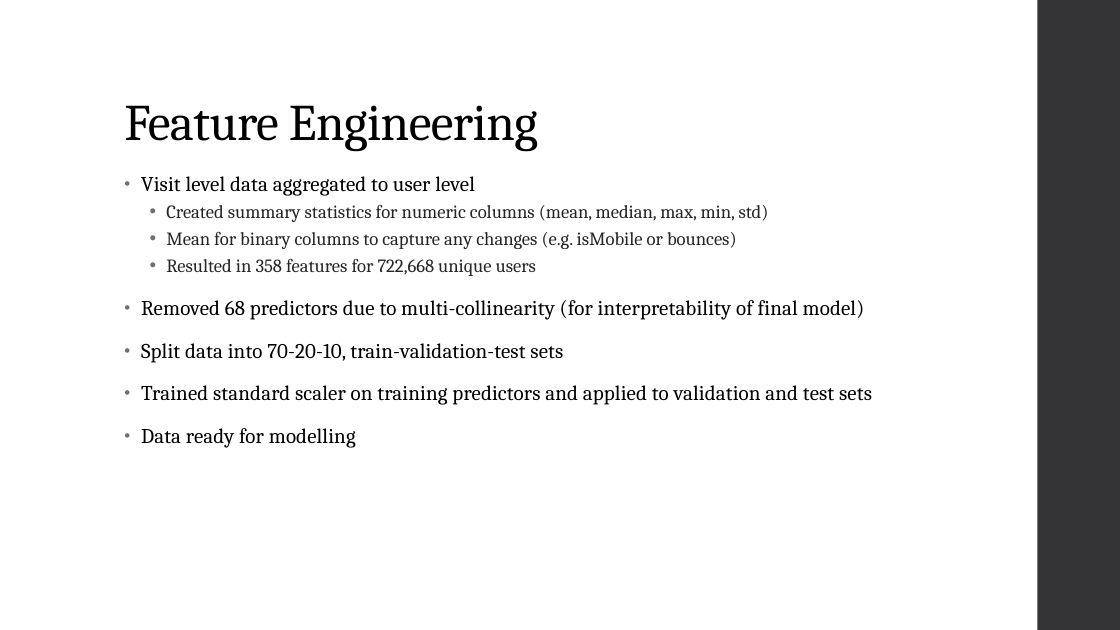
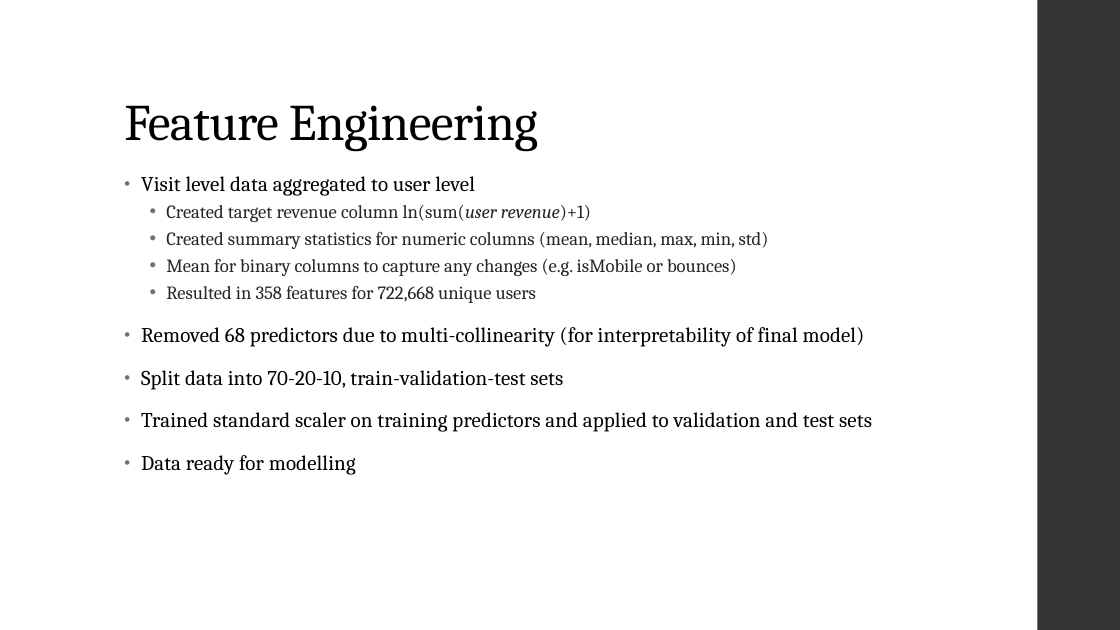
Before and after one commit to b-c-murphy/Capstone_GA-Revenue-Prediction, a slide deck: slide 12 of GStore User Revenue Prediction.pptx. Drawn at 1120x630 pixels with LibreOffice and Linux fonts; fonts in the diff are those of the drawing. Boxes give left, top, right and bottom in pixels: in the first picture for what was removed or moved away, otherwise in the second. Text is boxed around its words. In the diff, an @@ line names an element or a change of style, - is before the commit and + after.

Commit message:
added target to feature eng

```diff
--- a/GStore User Revenue Prediction.pptx
+++ b/GStore User Revenue Prediction.pptx
@@ text at (x1=166, y1=205, x2=591, y2=222): paragraph added @@
+  • Created target revenue column ln(sum(user revenue)+1)
```
